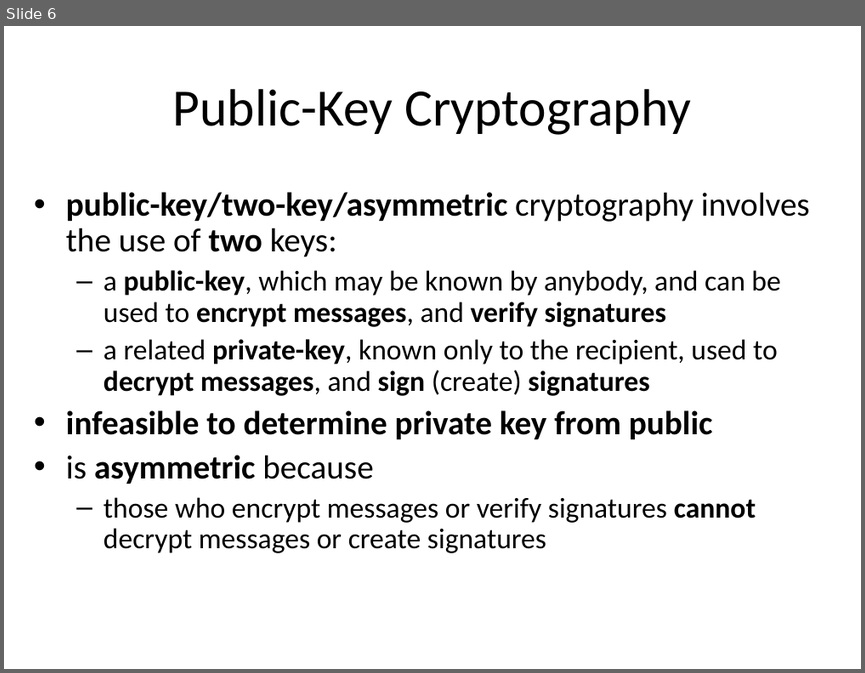
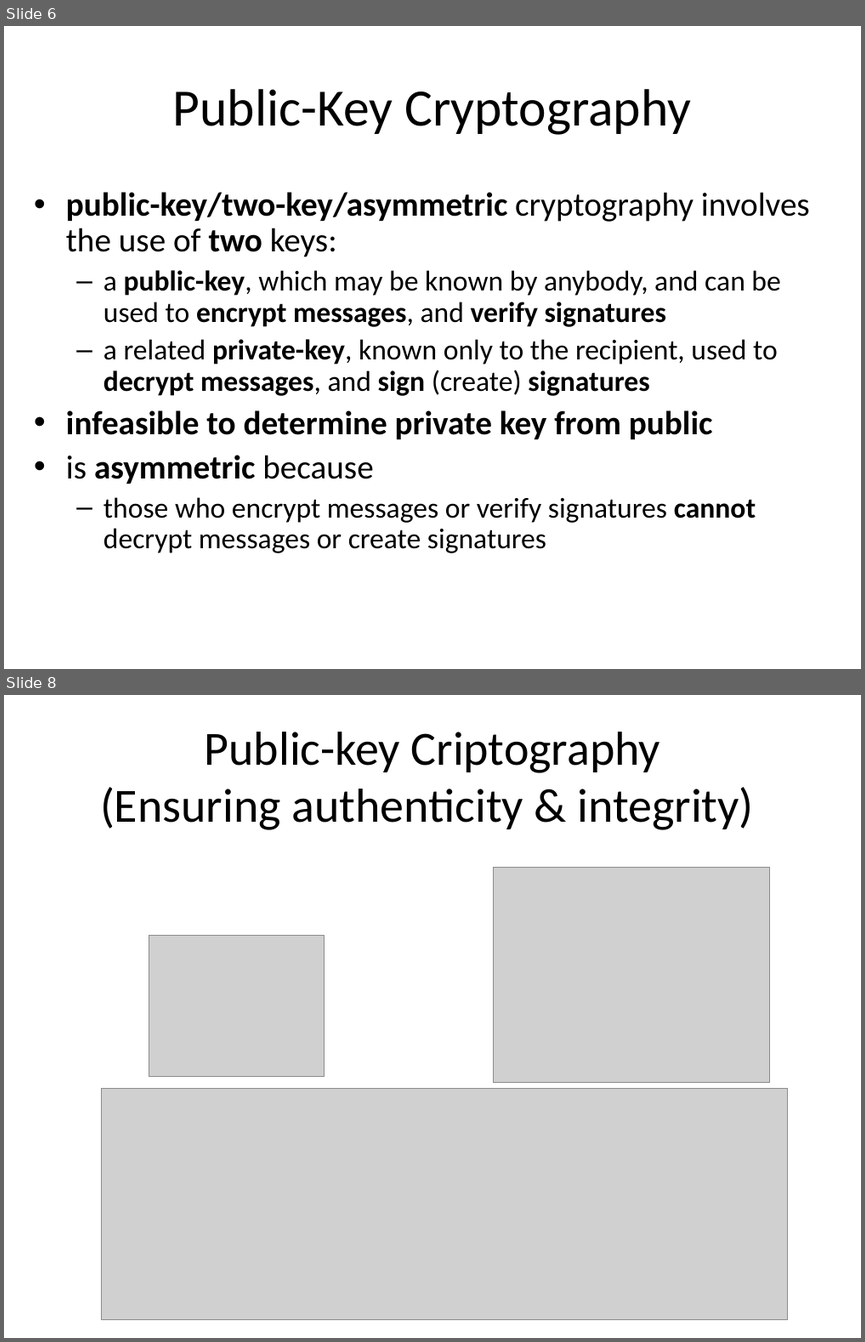
Before and after one commit to DeMaCS-UNICAL/NetworkSecurity, a slide deck: slides/ch09-Asymmetric-and-DH.ppt. Shown one above the other, each under a label of ours: slide 6 before the commit, slides 6 and 8 after it; the slides between them are not shown. The pictures are 865x673 and 865x1342 pixels, drawn with LibreOffice and Linux fonts; fonts in the diff are those of the drawing; grey boxes stand for pictures. Boxes give left, top, right and bottom in pixels: in the first picture for what was removed or moved away, otherwise in the second. Text is boxed around its words. In the diff, an @@ line names an element or a change of style, - is before the commit and + after.

```diff
--- a/slides/ch09-Asymmetric-and-DH.ppt
+++ b/slides/ch09-Asymmetric-and-DH.ppt
@@ slide 8 added at [4, 695, 861, 1338], background #FFFFFF @@
@@ title added at [100, 732, 754, 830], 40 pt, text #000000 @@
+Public-key Criptography
+(Ensuring authenticity & integrity)
@@ picture added at [494, 868, 770, 1083] @@
@@ picture added at [148, 936, 324, 1077] @@
@@ picture added at [102, 1089, 787, 1320] @@
```
Also in this commit, not shown: 4 slides changed, 2 other slides added, 2 other files.
